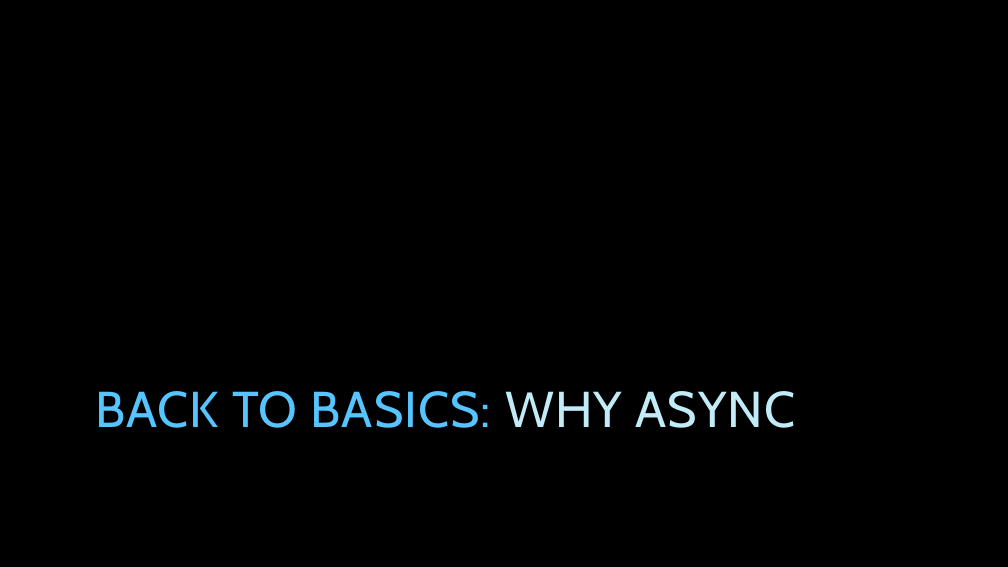
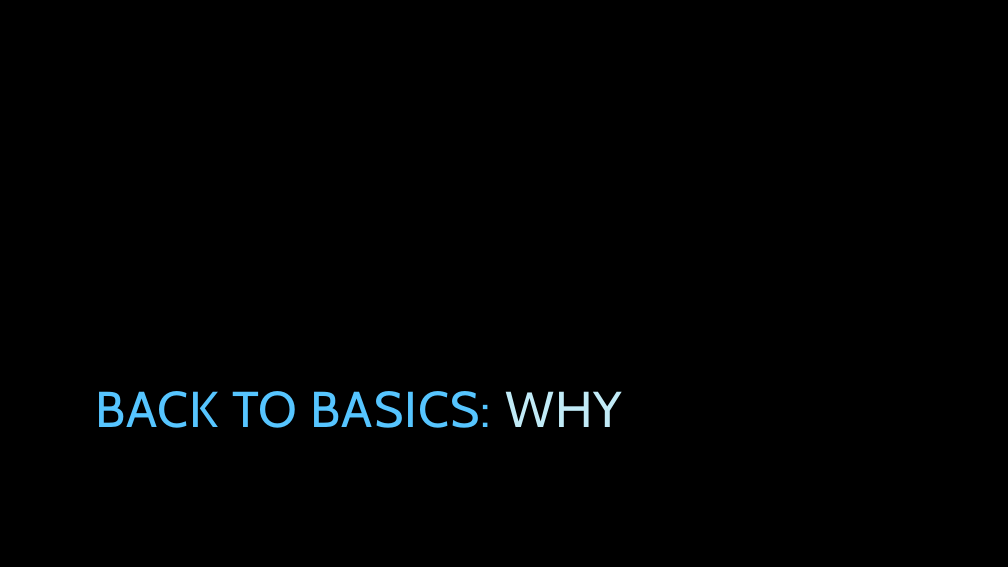
Before and after one commit to tpierrain/talk-AsyncAwait, a slide deck: slide 30 of AsyncAwait...ohWait.pptx. Drawn at 1008x567 pixels with LibreOffice and Linux fonts; fonts in the diff are those of the drawing; background and template pictures are left out. Boxes give left, top, right and bottom in pixels: in the first picture for what was removed or moved away, otherwise in the second. Text is boxed around its words. In the diff, an @@ line names an element or a change of style, - is before the commit and + after.

```diff
--- a/AsyncAwait...ohWait.pptx
+++ b/AsyncAwait...ohWait.pptx
@@ title at [95, 391, 622, 428]: text changed @@
-BACK TO BASICS: WHY ASYNC
+BACK TO BASICS: WHY
```
Also in this commit, not shown: 5 other slides changed, 6 slides added.
